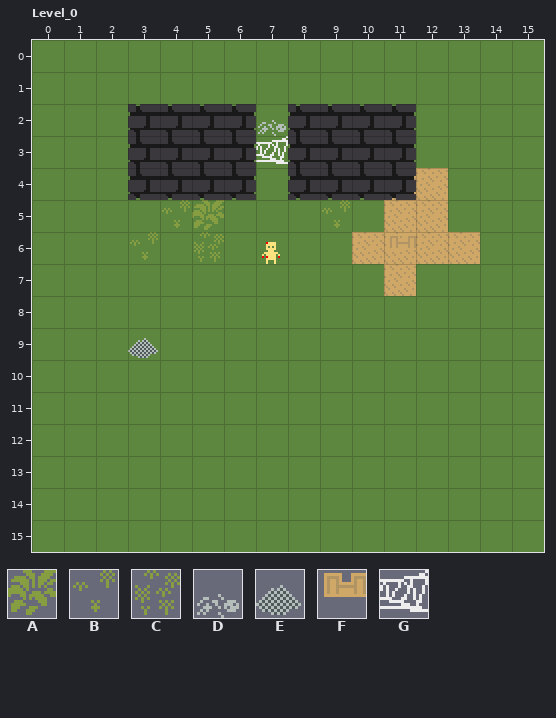
LDtk project -- level/level.ldtk. Above is the file before it was changed.
Cells are 16x16 px. Shown: Level_0 x 0..15, y 0..15.
Key: from "on_tiles": A 0, B 2, C 3, D 10, E 17, F 25; from "solids": G 130.
_ is an empty cell.
Layers that did not change in this view are not listed.
Layer "on_tiles_t" before, first column x 0:
 0 ________________
 1 ________________
 2 _______D________
 3 ________________
 4 ________________
 5 ____BA___B______
 6 ___B_C_____F____
 7 ________________
 8 ________________
 9 ___E____________
10 ________________
11 ________________
12 ________________
13 ________________
14 ________________
15 ________________
And afterwards:
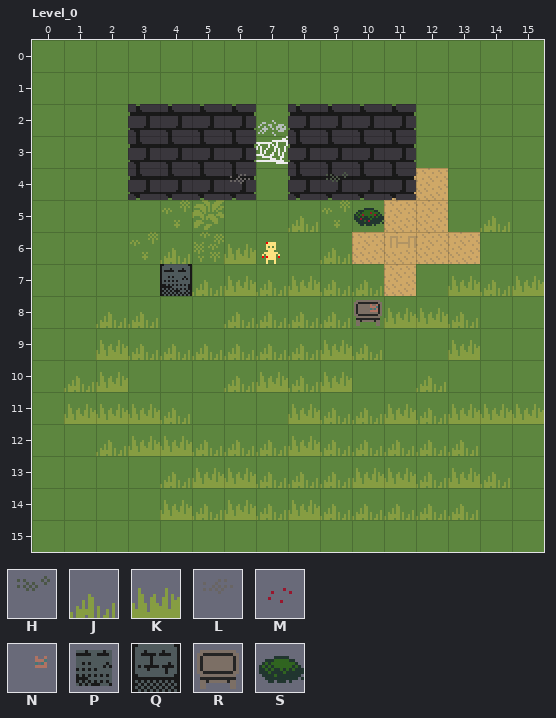
Further tiles: from "on_solids": H 4, J 5, K 6, L 11, M 25, N 74, P 89; from "solids": Q 63, R 132, S 187.
Tiles of an added or newly shown layer are drawn over the layers below it.
Commit: on_solids atlas
Change:
Changed rows in their new state; . is an unchanged cell.
Layer "on_tiles_t":
first column x 3:
 9 _
Layer "solids_t":
first column x 4:
 5 ......S
 7 Q......
 8 ......R
Layer "on_solids_t" (added):
first column x 1:
 4 .....L..H......
 5 .......J.M...J.
 6 ...J.K..J......
 7 ...PJKJKJJ..KJK
 8 .JJ..JJJJNKKJ..
 9 .KJJJJJJKJ..K..
10 JK...JKJK..J...
11 KKKJ...KJJKJKKK
12 .JKKJJJKJJJJJ..
13 ...JKKJJJKKJKJ.
14 ...KJKJKJJJJJ..
